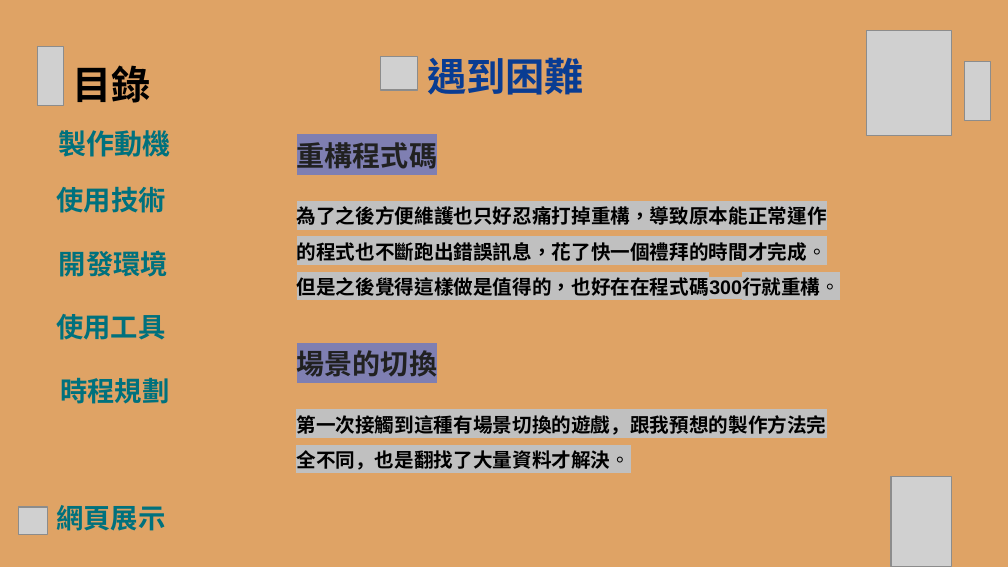
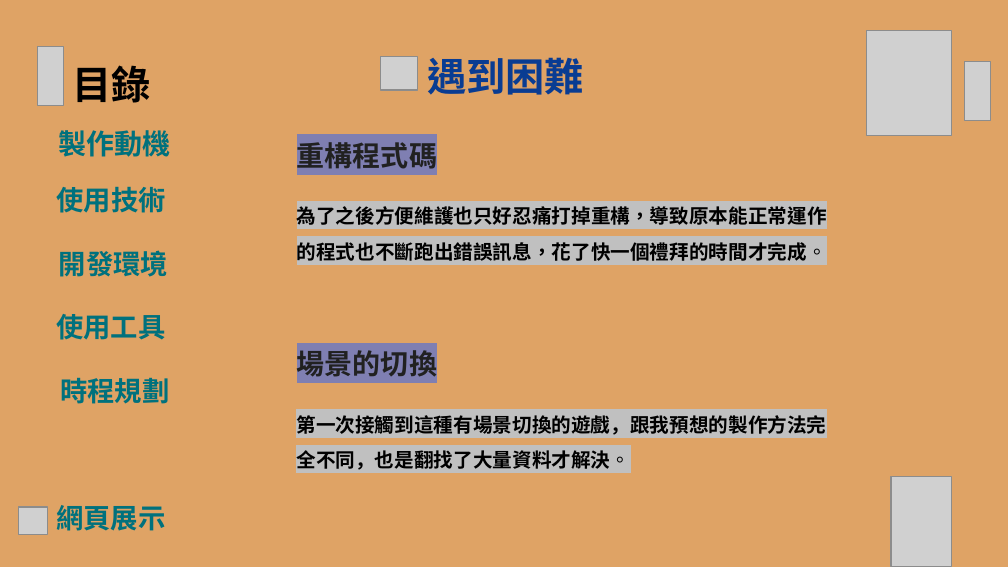
Before and after one commit to wsadtref95/aaa, a slide deck: slide 10 of 資展國際 小專 張祐銜.pptx. Drawn at 1008x567 pixels with LibreOffice and Linux fonts; fonts in the diff are those of the drawing; grey boxes stand for pictures; background and template pictures are left out. Boxes give left, top, right and bottom in pixels: in the first picture for what was removed or moved away, otherwise in the second. Text is boxed around its words. In the diff, an @@ line names an element or a change of style, - is before the commit and + after.

Commit message:
ppt

```diff
--- a/資展國際 小專 張祐銜.pptx
+++ b/資展國際 小專 張祐銜.pptx
@@ text at (x1=297, y1=274, x2=841, y2=300): paragraph removed @@
-但是之後覺得這樣做是值得的，也好在在程式碼300行就重構。
```
